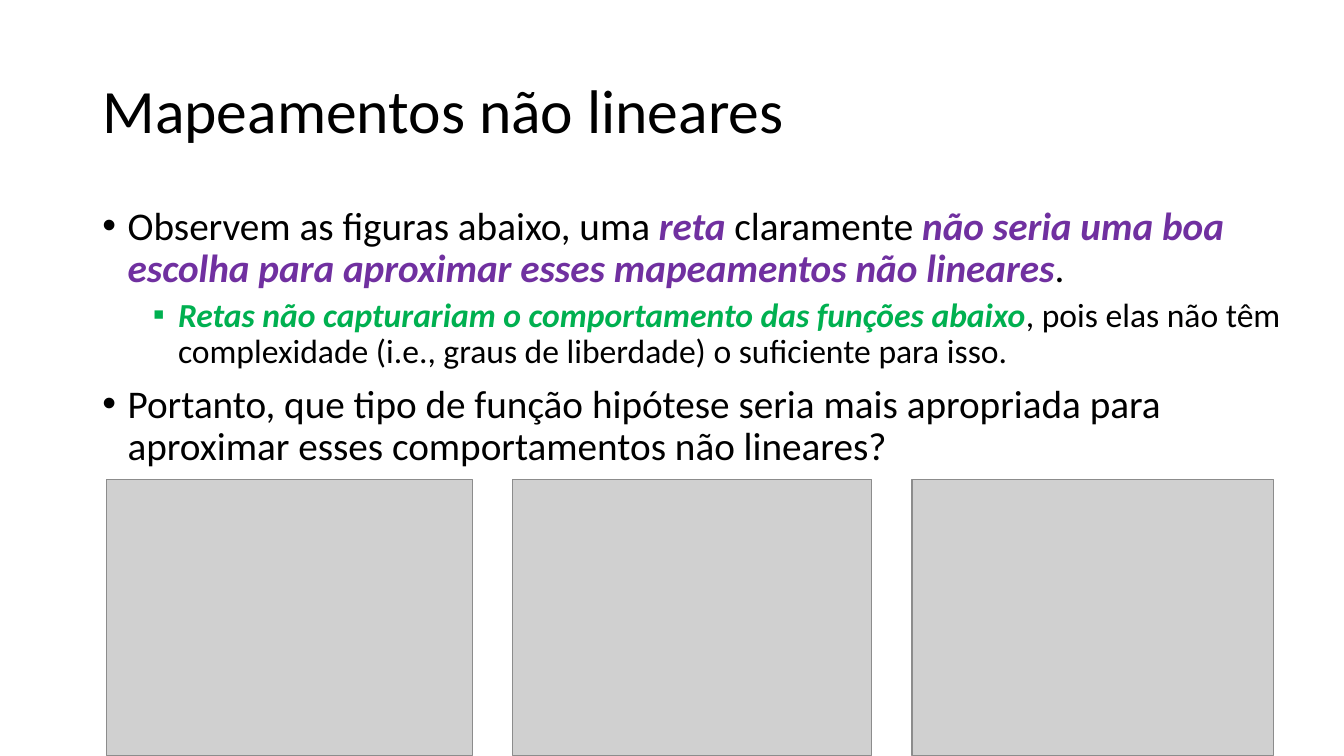
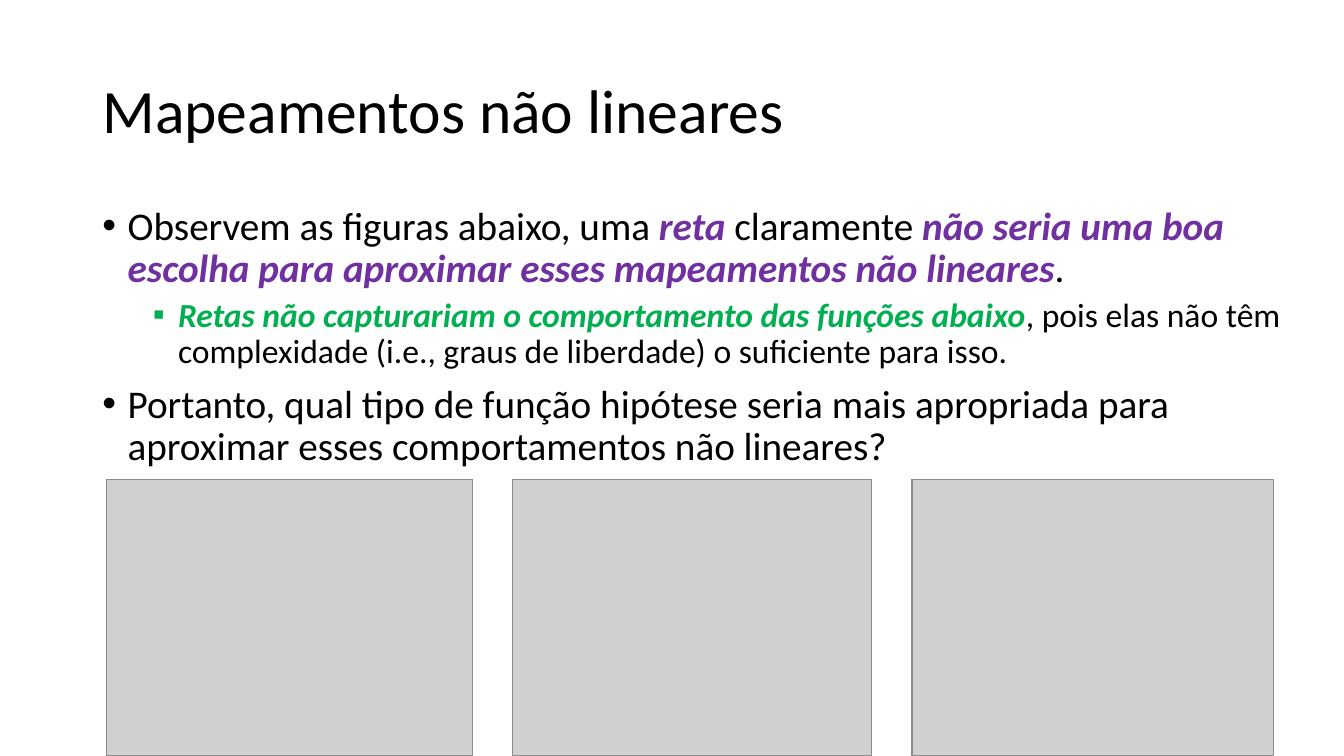
Before and after one commit to zz4fap/t319_aprendizado_de_maquina, a slide deck: slide 13 of slides/T319_Regressão_Linear (Parte IV).pptx. Drawn at 1344x756 pixels with LibreOffice and Linux fonts; fonts in the diff are those of the drawing; grey boxes stand for pictures. Boxes give left, top, right and bottom in pixels: in the first picture for what was removed or moved away, otherwise in the second. Text is boxed around its words. In the diff, an @@ line names an element or a change of style, - is before the commit and + after.

Commit message:
update of slides

```diff
--- a/slides/T319_Regressão_Linear (Parte IV).pptx
+++ b/slides/T319_Regressão_Linear (Parte IV).pptx
@@ text at box(128, 390, 1169, 467): text changed @@
-• Portanto, que tipo de função hipótese seria mais apropriada para aproximar esses comportamentos não lineares?
+• Portanto, qual tipo de função hipótese seria mais apropriada para aproximar esses comportamentos não lineares?
```
Also in this commit, not shown: 1 other file.
